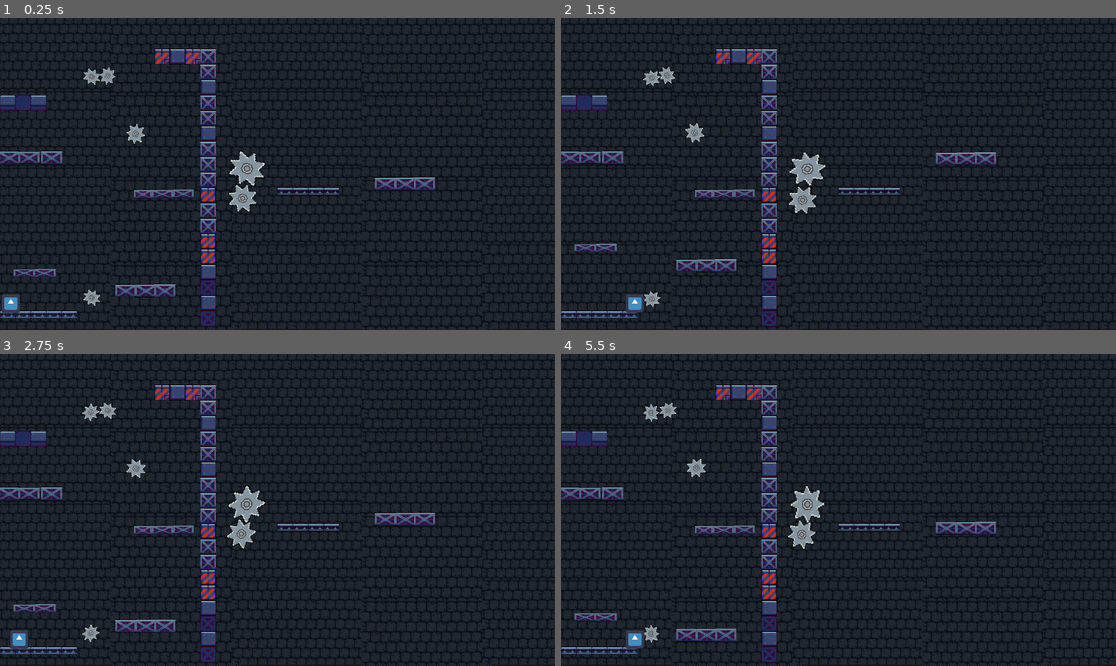
Above: before the commit, frames 1-4 (two rows, left to right).
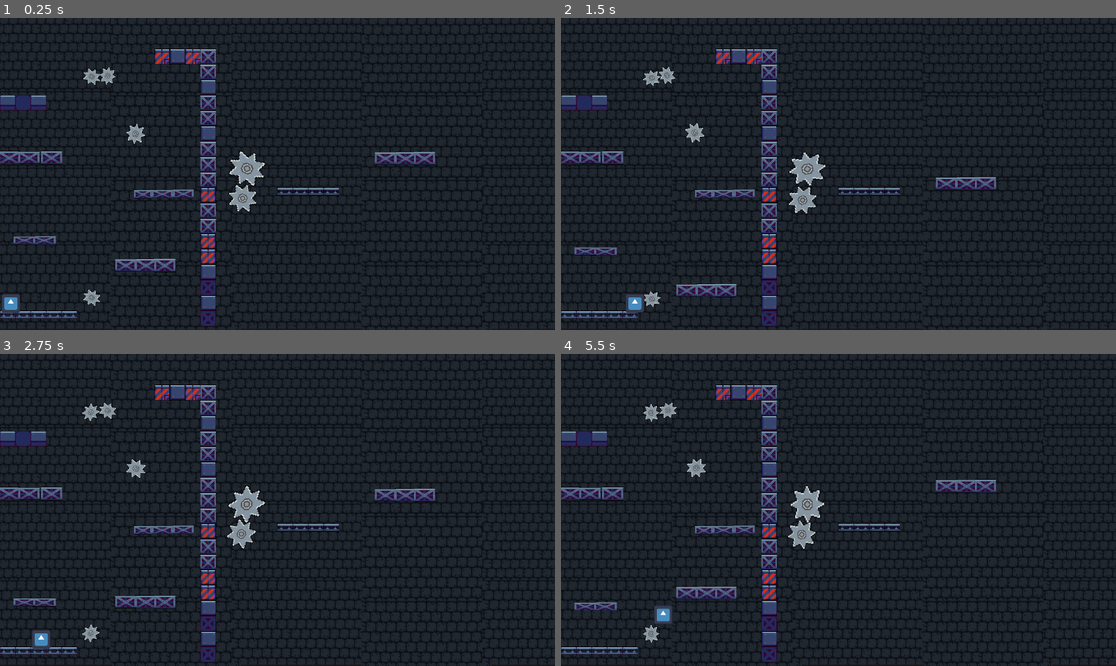
Above: after the commit, the same moments.

Repository: DecianDev365/Little-Locksmith-Game
Game: Godot game, scene res://main.tscn
Same seed, same stepped clock (60 frames per second), same inputs: the game is played once before the commit and once after it. The engine's default icon, where the game draws it, is replaced by a stand-in: a white triangle on a blue panel in a dark square.
Inputs:
- Up to frame 1 (0.25 s): no input
- Up to frame 2 (1.5 s): tap Enter (ui_accept) at 0.5, 0.77 s; hold Right (ui_right) from 0.53 s (still down)
- Up to frame 3 (2.75 s): tap Enter (ui_accept) at 1.52 s; release Right (ui_right) at 2.03 s; hold Left (ui_left) from 2.03 s (still down)
- Up to frame 4 (5.5 s): release Left (ui_left) at 2.78 s; hold Right (ui_right) 2.78-4.28 s; tap Enter (ui_accept) at 3.02, 3.77, 4.52 s; hold Left (ui_left) 4.28-5.03 s; hold Right (ui_right) from 5.03 s (still down)

The runs differ from the first frame. In frame 1, 2.1% of the frame differs, in the area x 2-79%, y 42-90%; in frame 2, 1.9%; in frame 3, 2.4%; in frame 4, 2.5%, in the area x 2-79%, y 40-95%.

Commit message:
CHANGED SOME PLATFORM SPED AND SOME MORE MODIFICATION

Diff:
--- a/a-lock's-little-locksmith/main.tscn
+++ b/a-lock's-little-locksmith/main.tscn
@@ -5,6 +5,7 @@
 [ext_resource type="Texture2D" uid="uid://daduduvj7wdod" path="res://Assets/Free Industrial Zone Tileset/1 Tiles/IndustrialTile_27.png" id="3_1yv1y"]
 [ext_resource type="Script" uid="uid://umgdiqj8bpgb" path="res://moving_platform.gd" id="3_h2yge"]
 [ext_resource type="Script" uid="uid://08dw45q1rhpb" path="res://rotating_platform.gd" id="4_1bvp3"]
+[ext_resource type="Script" uid="uid://bgan8m2q0m8yv" path="res://moving_platform_3.gd" id="5_23xmf"]
 [ext_resource type="Texture2D" uid="uid://col1kc6kmcxnk" path="res://Assets/Free Industrial Zone Tileset/1 Tiles/IndustrialTile_01.png" id="6_5yh34"]
 [ext_resource type="Texture2D" uid="uid://bgd1b45siqyh" path="res://Assets/Free Industrial Zone Tileset/3 Objects/spike_gear.png" id="6_pjuso"]
 [ext_resource type="Texture2D" uid="uid://dbn8tkgtt5cke" path="res://Assets/Free Industrial Zone Tileset/1 Tiles/IndustrialTile_02.png" id="7_pjuso"]
@@ -959,7 +960,7 @@
 [node name="moving_platform3" type="AnimatableBody2D" parent="." unique_id=1696941959]
 z_index = 3
 position = Vector2(-710, 190)
-script = ExtResource("3_h2yge")
+script = ExtResource("5_23xmf")
 
 [node name="Sprite2D4" type="Sprite2D" parent="moving_platform3" unique_id=796141598]
 z_index = 2
--- a/a-lock's-little-locksmith/moving_platform.gd
+++ b/a-lock's-little-locksmith/moving_platform.gd
@@ -2,6 +2,7 @@
 
 @export var move_distance: float = 48.0
 @export var move_speed: float = 2.5
+
 
 var start_y: float
 var time_passed: float = 0.0
@@ -11,4 +12,4 @@
 
 func _physics_process(delta: float) -> void:
 	time_passed += delta * move_speed
-	position.y = start_y + sin(time_passed) * move_distance
+	position.y = start_y - sin(time_passed) * move_distance
--- /dev/null
+++ b/a-lock's-little-locksmith/moving_platform_3.gd
@@ -0,0 +1,15 @@
+extends AnimatableBody2D
+
+@export var move_distance: float = 48.0
+@export var move_speed: float = 4.5
+
+
+var start_y: float
+var time_passed: float = 0.0
+
+func _ready() -> void:
+	start_y = position.y
+
+func _physics_process(delta: float) -> void:
+	time_passed += delta * move_speed
+	position.y = start_y - sin(time_passed) * move_distance
Not shown, added: a-lock's-little-locksmith/moving_platform_3.gd.uid
